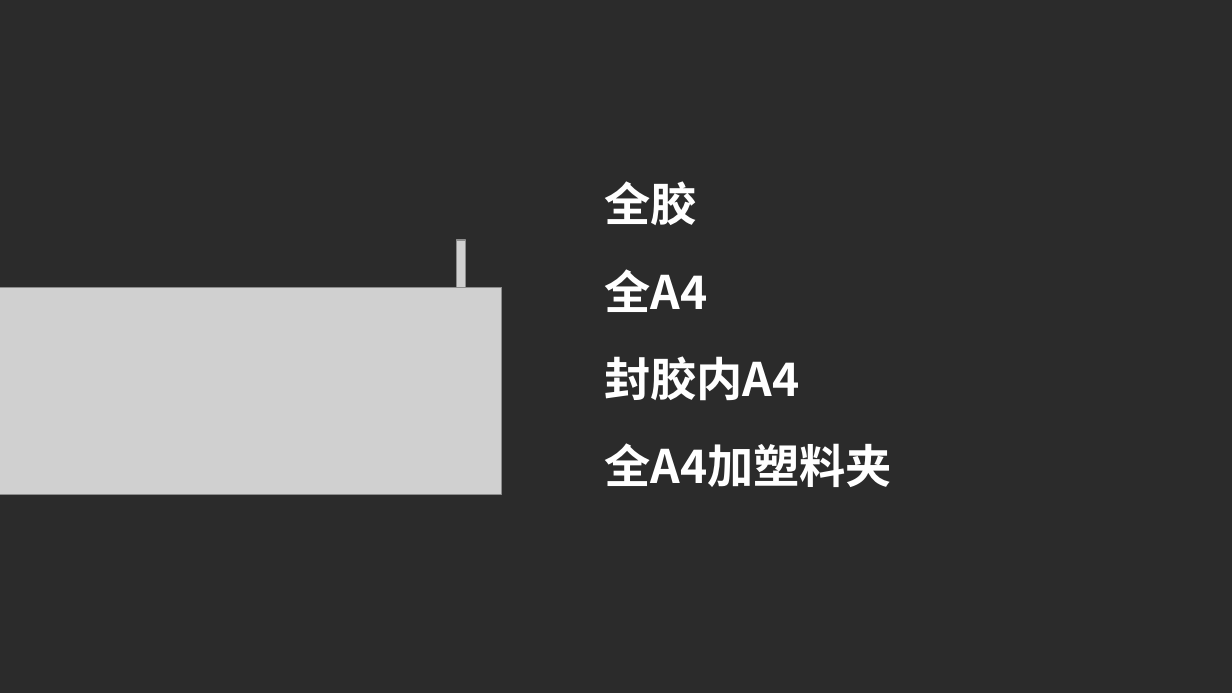
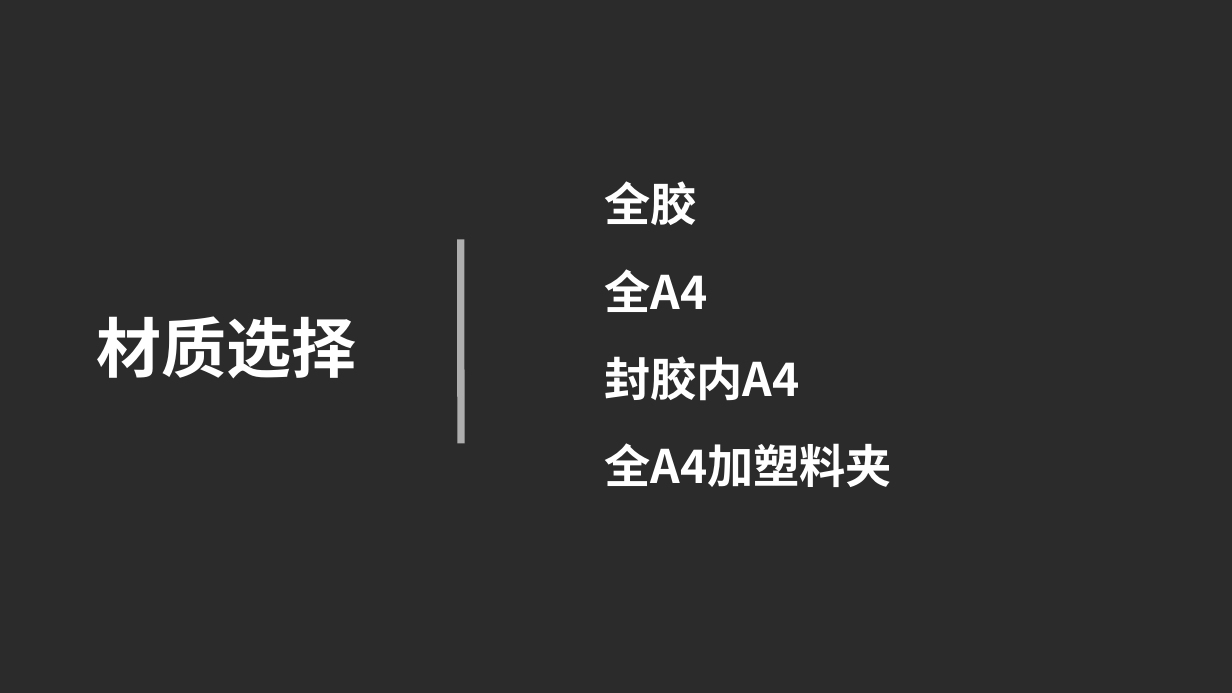
Before and after one commit to SUTFutureCoder/keynote_20141225, a slide deck: slide 36 of keynote2.ppt (slide 38 before the commit). Drawn at 1232x693 pixels with LibreOffice and Linux fonts; fonts in the diff are those of the drawing; grey boxes stand for pictures; background and template pictures are left out; a plain dark background stands for a picture behind light text. Boxes give left, top, right and bottom in pixels: in the first picture for what was removed or moved away, otherwise in the second. Text is boxed around its words. In the diff, an @@ line names an element or a change of style, - is before the commit and + after.

```diff
--- a/keynote2.ppt
+++ b/keynote2.ppt
@@ line added from (461, 239) to (461, 444), #FFFFFF 4.25 pt @@
@@ picture removed at [457,240,466,445] @@
@@ picture removed at [0,287,503,494] @@
@@ text added at [97,316,357,379], 38 pt, text #FFFFFF, bold @@
+材质选择
```
Also in this commit, not shown: 7 other slides changed, 23 slides added, 17 slides removed, 1 other file.
